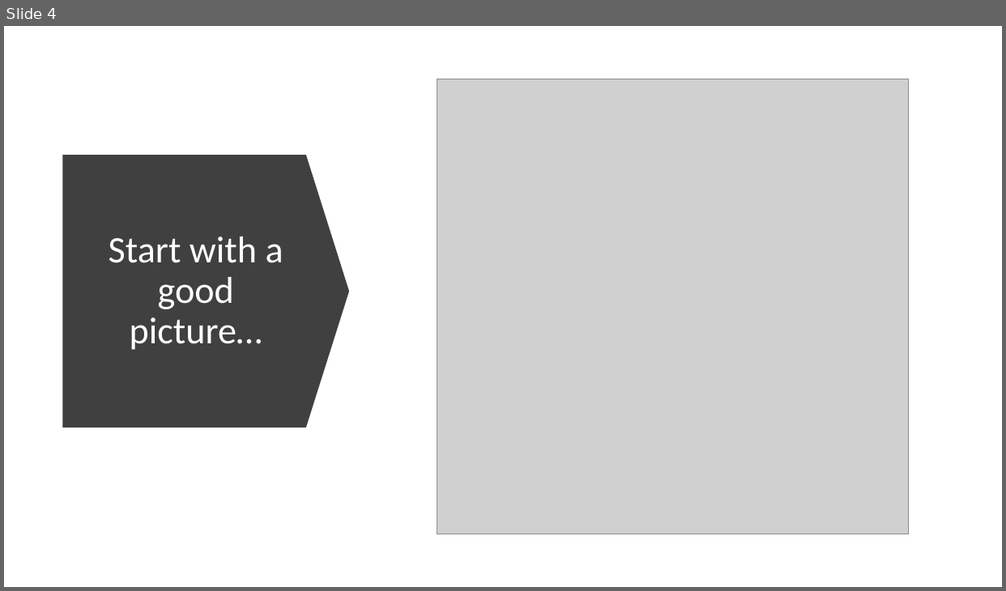
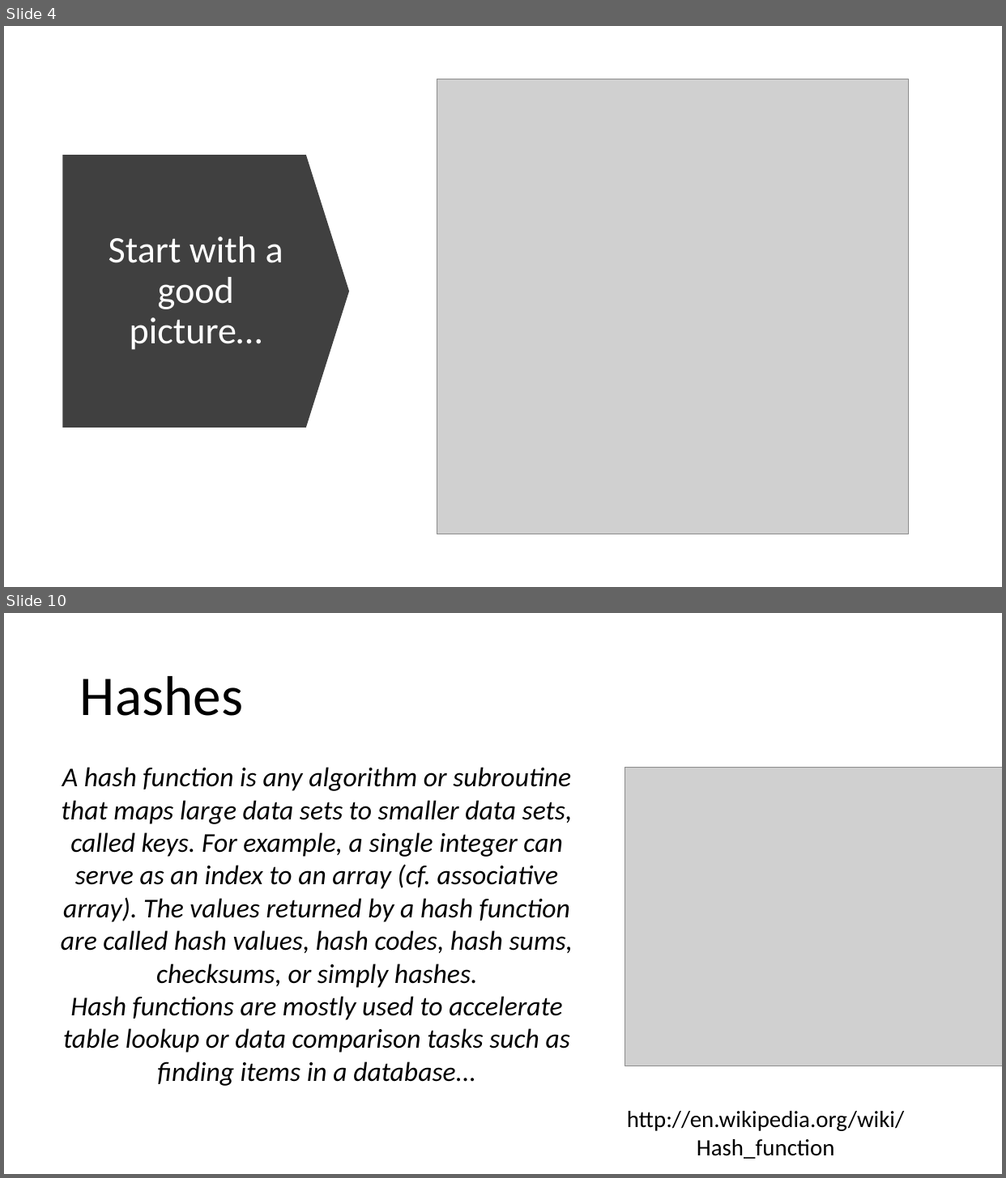
Before and after one commit to csev/cc4e, a slide deck: lectures/CC-05-Trees-Hash.pptx. Shown one above the other, each under a label of ours: slide 4 before the commit, slides 4 and 10 after it; the slides between them are not shown. The pictures are 1006x591 and 1006x1178 pixels, drawn with LibreOffice and Linux fonts; fonts in the diff are those of the drawing; grey boxes stand for pictures. Boxes give left, top, right and bottom in pixels: in the first picture for what was removed or moved away, otherwise in the second. Text is boxed around its words. In the diff, an @@ line names an element or a change of style, - is before the commit and + after.

```diff
--- a/lectures/CC-05-Trees-Hash.pptx
+++ b/lectures/CC-05-Trees-Hash.pptx
@@ slide 10 added at [4, 613, 1002, 1174], background #FFFFFF @@
@@ title added at [80, 676, 243, 716], 54 pt, text #000000 @@
+Hashes
@@ text added at [61, 767, 573, 1086], 26.2 pt, text #000000, italic @@
+A hash function is any algorithm or subroutine that maps large data sets to smaller data sets, called keys. For example, a single integer can serve as an index to an array (cf. associative array). The values returned by a hash function are called hash values, hash codes, hash sums, checksums, or simply hashes.
+Hash functions are mostly used to accelerate table lookup or data comparison tasks such as finding items in a database...
@@ picture added at [624, 767, 1002, 1066] @@
@@ text added at [627, 1111, 904, 1159], 22.5 pt, text #000000 @@
+http://en.wikipedia.org/wiki/Hash_function
```
Also in this commit, not shown: 2 slides changed, 8 other slides added, 3 other files.
